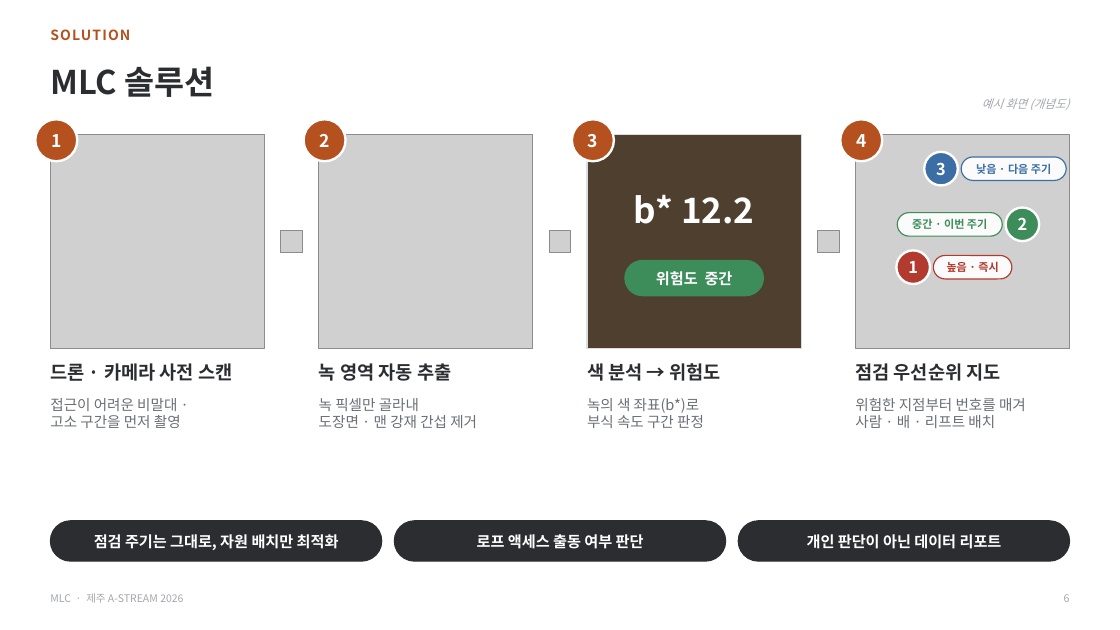
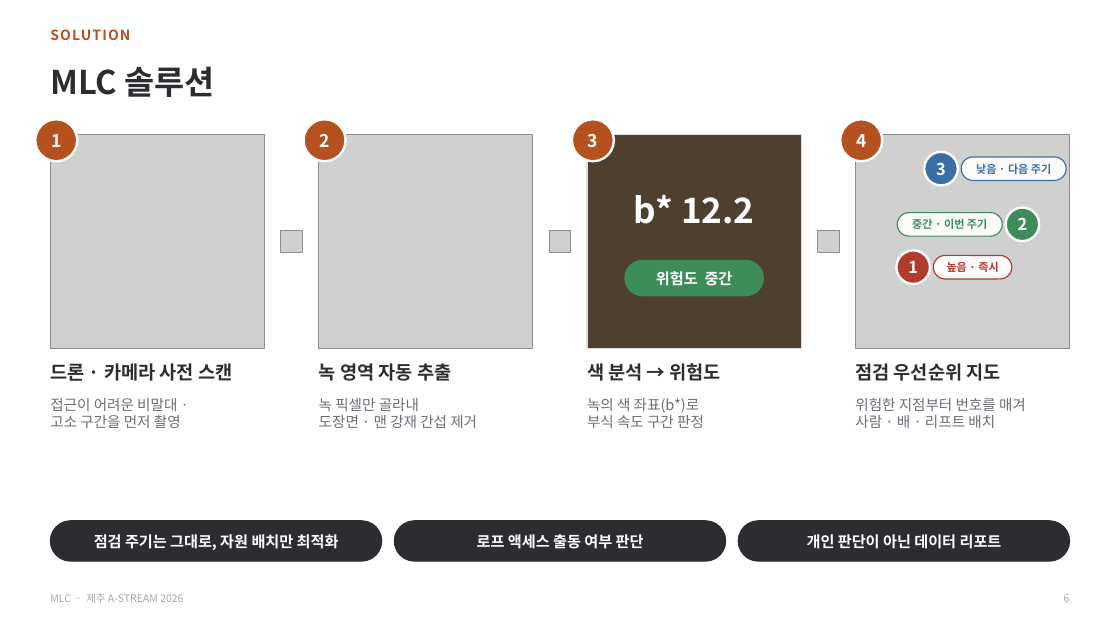
Before and after one commit to zscfvgbb-cmyk/PPT, a slide deck: slide 6 of MLC_IR_A-STREAM2026.pptx. Drawn at 1120x630 pixels with LibreOffice and Linux fonts; fonts in the diff are those of the drawing; grey boxes stand for pictures. Boxes give left, top, right and bottom in pixels: in the first picture for what was removed or moved away, otherwise in the second. Text is boxed around its words. In the diff, an @@ line names an element or a change of style, - is before the commit and + after.

```diff
--- a/MLC_IR_A-STREAM2026.pptx
+++ b/MLC_IR_A-STREAM2026.pptx
@@ text removed at [982, 98, 1070, 110] @@
-예시 화면 (개념도)
```
Also in this commit, not shown: 7 other slides changed, 1 other file.
